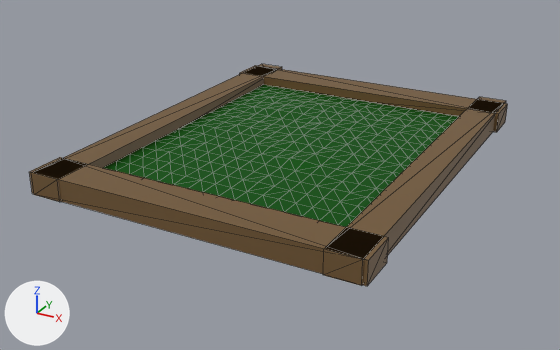
An edit to the glTF model assets/map.glb, drawn before and after from the same camera.
The view is the same before and after, from a 50 mm lens placed at (29.5, -60.9, 26.6), pointed at (-2.9, -2.1, -2.9). Lighting does not change. The marker at lower left points along +X, +Y and +Z. Mesh edges are drawn as thin lines. Where no turn or scale is listed for an object, it has been applied to the vertices. Vertices at the same position are counted once.

Names of what the first picture shows: 'Plane', 'Wall 1', 'Wall 2', 'Wall 3', 'Wall 4'.
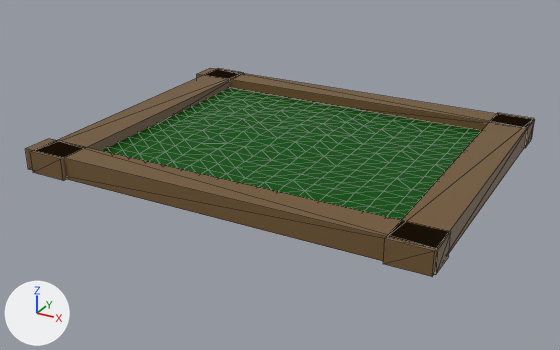
Where the newer file only moved an object's origin or applied its transform, the numbers keep the older frame.

Pixel boxes (x1, y1, x2, y2) of what changed, in the pictures (560 x 350 px):
'Plane', turned: before (104, 85, 458, 227); after (102, 88, 481, 220)
'Wall 2', mesh turned: before (29, 157, 389, 286); after (383, 113, 534, 277)
'Wall 4', mesh turned: before (31, 64, 282, 202); after (26, 139, 451, 275)
'Wall 3', mesh turned: before (323, 97, 506, 286); after (197, 68, 534, 148)
'Wall 1', mesh turned: before (240, 65, 507, 132); after (30, 68, 244, 181)

What changed in the scene script:
```text
Change me_cube_001:
    where me_cube_001.from_pydata(...)  # 8 vertices, 12 faces; spans x -15.1..15.1, y -1.8..1.8, z -1.0..1.0
    used by ob_wall_1; location = (-2.03, 15.88, 0.0)
    me_cube_001 part 1: the whole mesh is turned 90 degrees about the z axis through its middle, then moved by (-16.5, -16.7, 0.0)
Change me_cube_002:
    where me_cube_002.from_pydata(...)  # 8 vertices, 12 faces; spans x -15.1..15.1, y -1.8..1.8, z -1.0..1.0
    used by ob_wall_2; location = (-2.03, -17.42, 0.0)
    me_cube_002 part 2: the whole mesh is turned 90 degrees about the z axis through its middle, then moved by (16.8, 16.6, 0.0)
Change me_cube_003:
    where me_cube_003.from_pydata(...)  # 8 vertices, 12 faces; spans x -1.4..1.4, y -19.0..19.0, z -1.0..1.0
    used by ob_wall_4; location = (-15.41, -0.36, 0.0)
    me_cube_003 part 3: the whole mesh is turned 90 degrees about the z axis through its middle, then moved by (13.1, -13.8, 0.0)
Change me_cube_004:
    where me_cube_004.from_pydata(...)  # 8 vertices, 12 faces; spans x -1.4..1.4, y -19.0..19.0, z -1.0..1.0
    used by ob_wall_3; location = (11.35, -0.36, 0.0)
    me_cube_004 part 4: the whole mesh is turned 90 degrees about the z axis through its middle, then moved by (-13.7, 12.9, 0.0)
Change ob_plane:
    ob_plane.rotation_euler: (0.0, 0.0, 0.0) -> (0.0, 0.0, 1.571)  # degrees (0, 0, 0) -> degrees (0, 0, 90)
```
